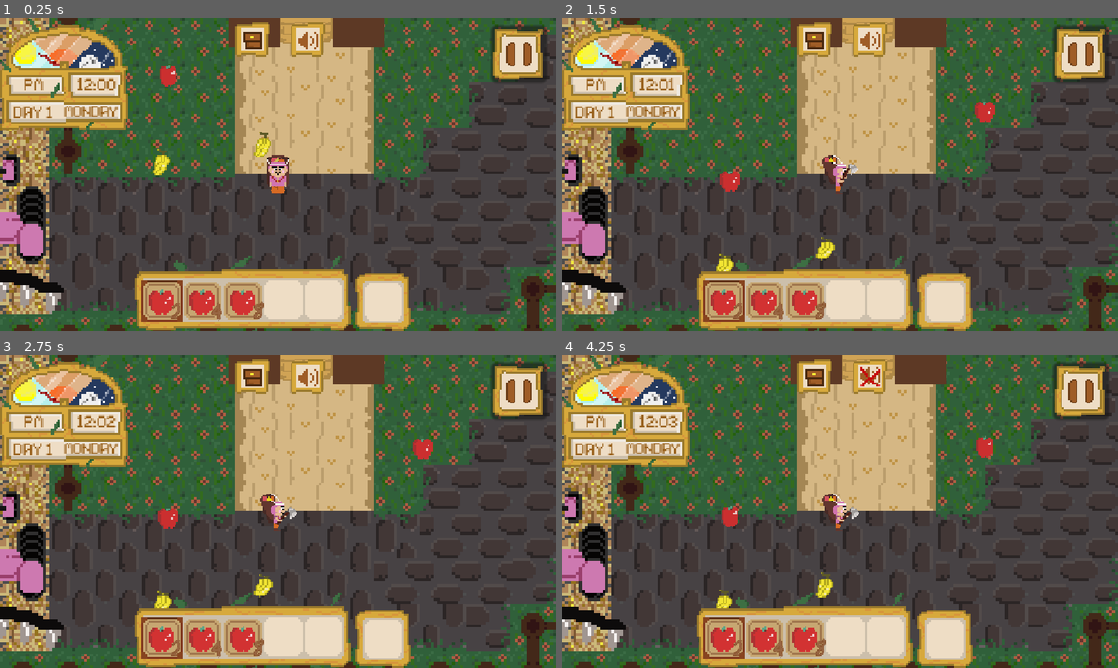
Above: before the commit, frames 1-4 (two rows, left to right).
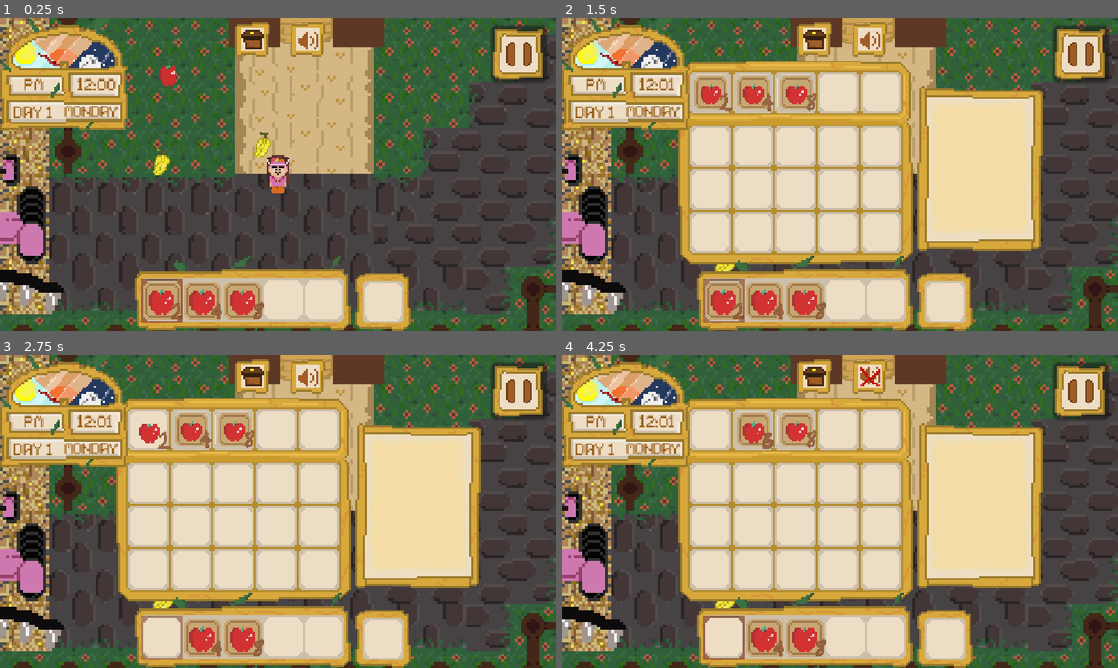
Above: after the commit, the same moments.

Repository: savageAryan/MOCONDO-FRUIT-BASH
Game: Godot game, scene res://scenes/world.tscn
Two runs of this game, one before a commit and one after it. Both use one fixed random seed, a clock stepped at 60 frames per second and the inputs below.
Inputs (mouse positions are in pixels of both pictures, inside the frame that each line leads up to):
- Up to frame 1 (0.25 s): no input
- Up to frame 2 (1.5 s): click (812, 39) at 0.5 s; tap Enter at 1.25 s; move the mouse to (962, 158) at 1.27 s; hold D (right) from 1.28 s (still down); hold X (BREAK) from 1.28 s (still down); click (962, 158) at 1.42 s
- Up to frame 3 (2.75 s): release D (right) at 2 s; release X (BREAK) at 2 s; click (150, 430) at 2.02 s
- Up to frame 4 (4.25 s): click (867, 376) at 2.75 s; click (756, 430) at 3.52 s

The runs differ from the first frame. In frame 1, 0.4% of the frame differs, in the area x 25-48%, y 3-98%; in frame 2, 38%; in frame 3, 39%; in frame 4, 39%, in the area x 19-87%, y 3-98%.

Commit message:
added aninmation with animation player for the selector modulate in and out, fixed alingement of horbar slot ui and its background,tring to sync inventory with a texturebutton

Diff:
--- a/scenes/hotbar.tscn
+++ b/scenes/hotbar.tscn
@@ -4,6 +4,44 @@
 [ext_resource type="PackedScene" uid="uid://bf4ijqtgbii4k" path="res://scenes/hotbar_slot.tscn" id="2_4qkdb"]
 [ext_resource type="Script" uid="uid://05t0qg2a2533" path="res://scripts/hotbar.gd" id="2_xrqkv"]
 [ext_resource type="Texture2D" uid="uid://wmu3lmbj7dbj" path="res://assets/hotbarselectionui.png" id="4_2n1yv"]
+
+[sub_resource type="Animation" id="Animation_2n1yv"]
+length = 0.001
+tracks/0/type = "value"
+tracks/0/imported = false
+tracks/0/enabled = true
+tracks/0/path = NodePath("selector:modulate")
+tracks/0/interp = 1
+tracks/0/loop_wrap = true
+tracks/0/keys = {
+"times": PackedFloat32Array(0),
+"transitions": PackedFloat32Array(1),
+"update": 0,
+"values": [Color(1, 1, 1, 1)]
+}
+
+[sub_resource type="Animation" id="Animation_vu8xs"]
+resource_name = "new_animation"
+length = 0.99
+loop_mode = 2
+tracks/0/type = "value"
+tracks/0/imported = false
+tracks/0/enabled = true
+tracks/0/path = NodePath("selector:modulate")
+tracks/0/interp = 1
+tracks/0/loop_wrap = true
+tracks/0/keys = {
+"times": PackedFloat32Array(0.1, 0.96666664),
+"transitions": PackedFloat32Array(1, 1),
+"update": 0,
+"values": [Color(1, 1, 1, 0.78431374), Color(1, 1, 1, 0.39607844)]
+}
+
+[sub_resource type="AnimationLibrary" id="AnimationLibrary_uhbbb"]
+_data = {
+&"RESET": SubResource("Animation_2n1yv"),
+&"new_animation": SubResource("Animation_vu8xs")
+}
 
 [node name="TextureRect" type="TextureRect" unique_id=217293428]
 process_mode = 3
@@ -37,7 +75,11 @@
 layout_mode = 2
 
 [node name="selector" type="Sprite2D" parent="." unique_id=1519438490]
-position = Vector2(3, 11)
-scale = Vector2(0.8636363, 0.9499999)
+position = Vector2(2.888, 10.507)
+scale = Vector2(0.878, 1.016)
 texture = ExtResource("4_2n1yv")
 centered = false
+
+[node name="AnimationPlayer" type="AnimationPlayer" parent="." unique_id=1340024319]
+libraries/ = SubResource("AnimationLibrary_uhbbb")
+autoplay = &"new_animation"
--- a/scenes/invenrory.tscn
+++ b/scenes/invenrory.tscn
@@ -152,6 +152,7 @@
 offset_right = 563.0
 offset_bottom = 85.0
 toggle_mode = true
+button_pressed = true
 texture_normal = ExtResource("6_icpxe")
 texture_pressed = ExtResource("7_1c2ov")
 texture_hover = ExtResource("8_8v348")
@@ -178,4 +179,5 @@
 offset_bottom = 534.0
 scale = Vector2(4.52, 4.52)
 
+[connection signal="pressed" from="TextureButton" to="." method="_on_texture_button_pressed"]
 [connection signal="toggled" from="TextureButton" to="." method="_on_texture_button_toggled"]
--- a/scripts/canvas_layer.gd
+++ b/scripts/canvas_layer.gd
@@ -4,7 +4,7 @@
 
 func _input(event: InputEvent) -> void:
 	if Input.is_action_just_pressed("Inventory"):
-
+		invenrory.texture_button.button_pressed = !invenrory.texture_button.button_pressed
 		if invenrory.isopen:
 			ui.visible = true
 			invenrory.close()
--- a/scripts/invenrory.gd
+++ b/scripts/invenrory.gd
@@ -35,10 +35,11 @@
 func close():
 	texture_rect.visible = false
 	closed.emit()
+	isopen = false
 
 
 
-	isopen = false
+
 # Called when the node enters the scene tree for the first time.
 func _ready() -> void:
 	connectSlots()
@@ -133,3 +134,16 @@
 	if itemInHand && not locked && Input.is_action_just_pressed("rightclick"):
 		putItemBack()
 	updateItemInHand()
+
+@onready var texture_button: TextureButton = $TextureButton
+
+
+
+
+
+func _on_texture_button_toggled(toggled_on: bool) -> void:
+	if toggled_on:
+		open()
+
+	else:
+		close()
